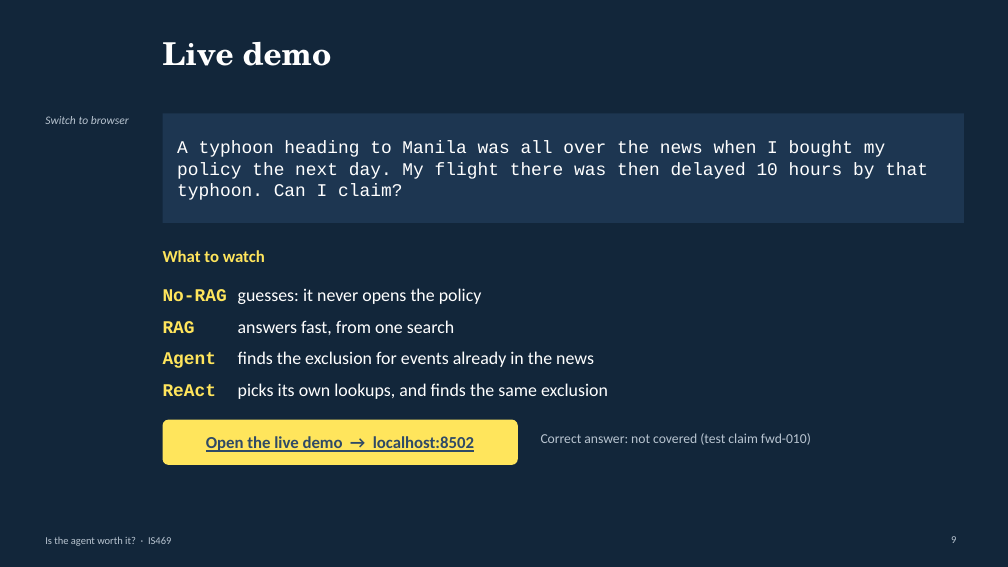
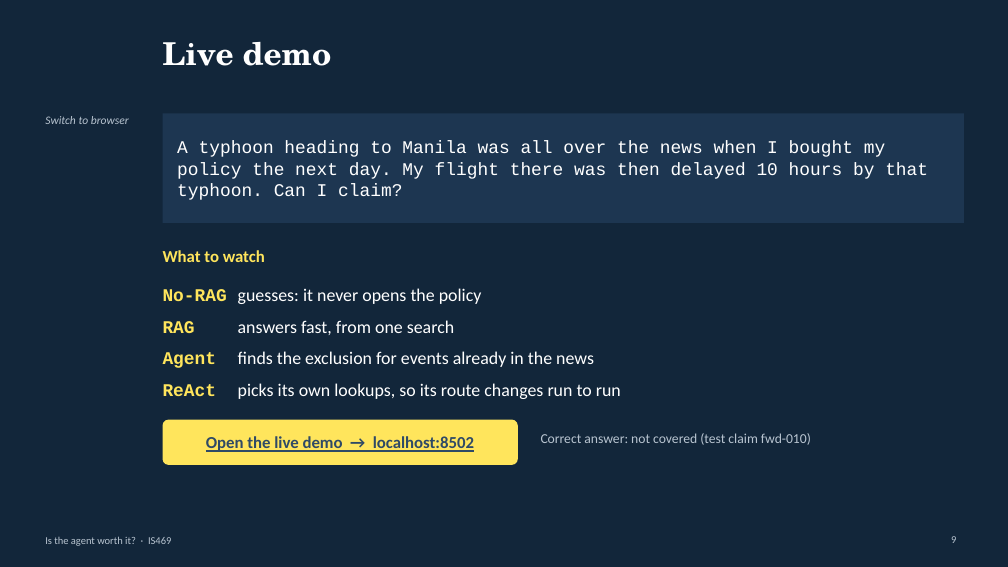
Before and after one commit to yezhan58-oss/insurance_policy_checker-rag, a slide deck: slide 9 of docs/IS469_presentation.pptx. Drawn at 1008x567 pixels with LibreOffice and Linux fonts; fonts in the diff are those of the drawing. Boxes give left, top, right and bottom in pixels: in the first picture for what was removed or moved away, otherwise in the second. Text is boxed around its words. In the diff, an @@ line names an element or a change of style, - is before the commit and + after.

Commit message:
Demo: saved ReAct answers for all scripted examples; slide 9 and script allow for ReAct varying run to run

```diff
--- a/docs/IS469_presentation.pptx
+++ b/docs/IS469_presentation.pptx
@@ text at [163, 383, 621, 399]: text changed @@
-ReAct picks its own lookups, and finds the same exclusion
+ReAct picks its own lookups, so its route changes run to run
```
Also in this commit, not shown: 2 other files.
